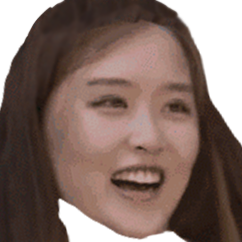
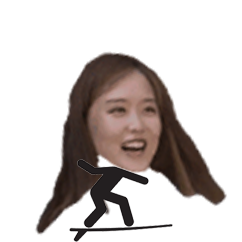
The second (242, 242) image is a revision of the first. Changes to its layers:
painted on "Layer 1" over [left=0, top=0, right=242, bottom=242]
added layer "Layer 3" above "Layer 0" over [left=34, top=50, right=228, bottom=236]
